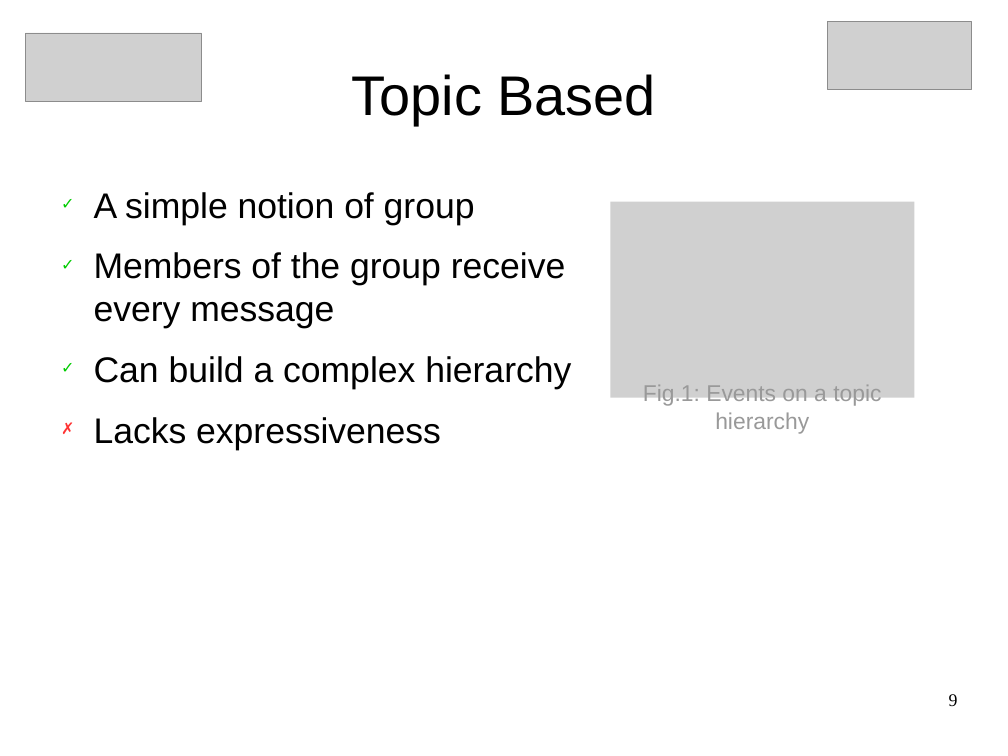
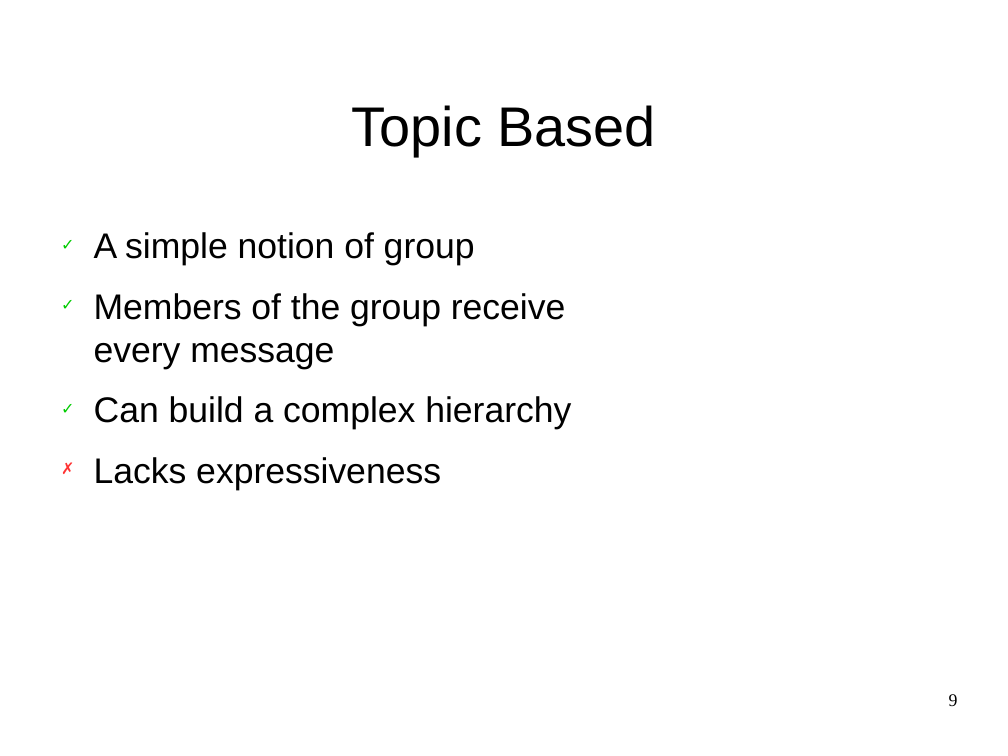
Before and after one commit to JGAntunes/pulsarcast, a slide deck: slide 9 of project-report/presentation.odp. Drawn at 1008x756 pixels with LibreOffice and Linux fonts; fonts in the diff are those of the drawing; grey boxes stand for pictures; background and template pictures are left out. Boxes give left, top, right and bottom in pixels: in the first picture for what was removed or moved away, otherwise in the second. Text is boxed around its words. In the diff, an @@ line names an element or a change of style, - is before the commit and + after.

```diff
--- a/project-report/presentation.odp
+++ b/project-report/presentation.odp
@@ picture removed at <box>829,22,973,90</box> @@
@@ picture removed at <box>26,33,201,102</box> @@
@@ title "Topic Based": place and size @@
-title "Topic Based" at <box>352,74,655,125</box>
+title "Topic Based" at <box>352,105,655,156</box>
@@ picture removed at <box>610,201,915,397</box> @@
-Fig.1: Events on a topic hierarchy
@@ text "A simple notion of group": place and size @@
-text "A simple notion of group" at <box>94,192,571,450</box>
+text "A simple notion of group" at <box>94,232,571,490</box>
```
Also in this commit, not shown: 14 other slides changed, 6 slides added.
